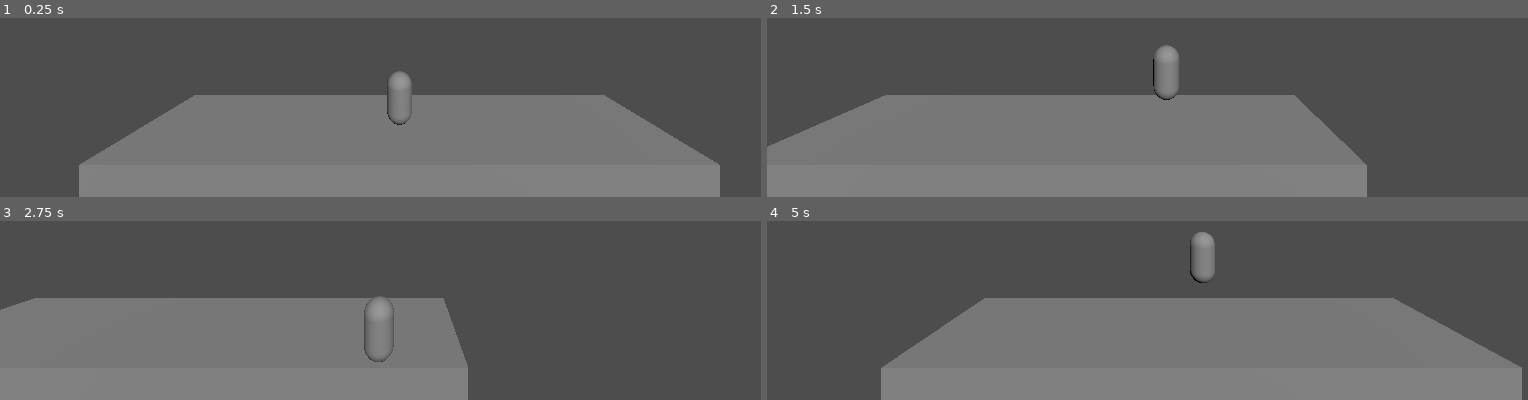
Above: before the commit, frames 1-4 (two rows, left to right).
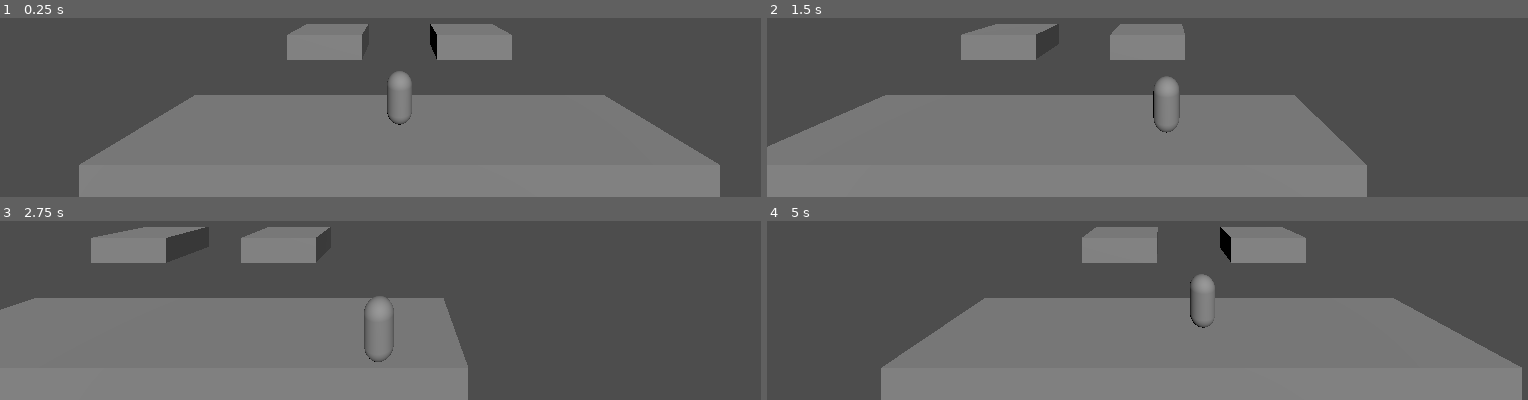
Above: after the commit, the same moments.

Repository: greatbrick0/SacrificeJam1
Game: Godot game, scene res://Scenes/main_level.tscn
Two runs of this game, one before a commit and one after it. Both use one fixed random seed, a clock stepped at 60 frames per second and the inputs below.
Inputs:
- Up to frame 1 (0.25 s): no input
- Up to frame 2 (1.5 s): tap Enter at 0.5 s; hold D (MoveRight) 0.53-1.28 s; tap Space (Jump) at 0.77 s; hold S (MoveDown) from 1.28 s (still down)
- Up to frame 3 (2.75 s): tap Space (Jump) at 1.52 s; release S (MoveDown) at 2.03 s; hold D (MoveRight) from 2.03 s (still down)
- Up to frame 4 (5 s): release D (MoveRight) at 2.78 s; hold W (MoveUp) 2.78-3.53 s; tap Space (Jump) at 3.02, 3.77, 4.52 s; hold A (MoveLeft) from 3.53 s (still down)

The runs differ from the first frame. In frame 1, 4.0% of the frame differs, in the area x 37-68%, y 3-60%; in frame 2, 4.2%; in frame 3, 3.9%; in frame 4, 5.1%, in the area x 22-71%, y 3-60%.

Commit message:
Added Platforms

Diff:
--- /dev/null
+++ b/Scenes/enemy_1.tscn
@@ -0,0 +1,18 @@
+[gd_scene load_steps=4 format=3 uid="uid://kuv2y7prb4au"]
+
+[ext_resource type="Script" path="res://Scripts/Enemy1.gd" id="1_cpwre"]
+
+[sub_resource type="CapsuleMesh" id="CapsuleMesh_u3p8v"]
+
+[sub_resource type="CapsuleShape3D" id="CapsuleShape3D_cnqsd"]
+
+[node name="Enemy1" type="CharacterBody3D"]
+script = ExtResource("1_cpwre")
+
+[node name="Visuals" type="Node3D" parent="."]
+
+[node name="MeshInstance3D" type="MeshInstance3D" parent="Visuals"]
+mesh = SubResource("CapsuleMesh_u3p8v")
+
+[node name="CollisionShape3D" type="CollisionShape3D" parent="."]
+shape = SubResource("CapsuleShape3D_cnqsd")
--- a/Scenes/main_level.tscn
+++ b/Scenes/main_level.tscn
@@ -3,26 +3,13 @@
 [ext_resource type="PackedScene" uid="uid://r4je3ei2rhwd" path="res://Scenes/player.tscn" id="1_b44tx"]
 [ext_resource type="Script" path="res://Scripts/main_level.gd" id="1_pekt1"]
 [ext_resource type="Script" path="res://Scripts/camera.gd" id="2_v6fr6"]
+[ext_resource type="PackedScene" uid="uid://dei8s2ib5kt7m" path="res://Scenes/rest_area_1.tscn" id="4_8vdju"]
 
-[sub_resource type="BoxMesh" id="BoxMesh_a37ub"]
-
-[sub_resource type="BoxShape3D" id="BoxShape3D_0dk56"]
-size = Vector3(20, 1, 4)
+[sub_resource type="BoxShape3D" id="BoxShape3D_wt11k"]
 
 [node name="MainLevel" type="Node3D"]
 script = ExtResource("1_pekt1")
-
-[node name="Path" type="Node3D" parent="."]
-
-[node name="MeshInstance3D" type="MeshInstance3D" parent="Path"]
-transform = Transform3D(20, 0, 0, 0, 10, 0, 0, 0, 4, 0, -6, 0)
-mesh = SubResource("BoxMesh_a37ub")
-
-[node name="StaticBody3D" type="StaticBody3D" parent="Path"]
-transform = Transform3D(0.99992, 0.0124074, -0.00258927, -0.0124115, 0.999922, -0.00158532, 0.0025694, 0.00161733, 0.999995, 0, -1.5, 0)
-
-[node name="CollisionShape3D" type="CollisionShape3D" parent="Path/StaticBody3D"]
-shape = SubResource("BoxShape3D_0dk56")
+levelSections = Array[Array]([[]])
 
 [node name="Camera" type="Camera3D" parent="."]
 unique_name_in_owner = true
@@ -35,3 +22,12 @@
 
 [node name="Player" parent="." instance=ExtResource("1_b44tx")]
 unique_name_in_owner = true
+
+[node name="LevelEnd" type="Area3D" parent="."]
+
+[node name="CollisionShape3D" type="CollisionShape3D" parent="LevelEnd"]
+shape = SubResource("BoxShape3D_wt11k")
+
+[node name="RestArea1" parent="." instance=ExtResource("4_8vdju")]
+
+[connection signal="area_entered" from="LevelEnd" to="." method="_on_level_end_area_entered"]
--- a/Scenes/player.tscn
+++ b/Scenes/player.tscn
@@ -1,12 +1,17 @@
-[gd_scene load_steps=4 format=3 uid="uid://r4je3ei2rhwd"]
+[gd_scene load_steps=5 format=3 uid="uid://r4je3ei2rhwd"]
 
 [ext_resource type="Script" path="res://Scripts/player.gd" id="1_wxaek"]
 
 [sub_resource type="CapsuleMesh" id="CapsuleMesh_c7dkq"]
 
-[sub_resource type="CapsuleShape3D" id="CapsuleShape3D_jvkw2"]
+[sub_resource type="CylinderShape3D" id="CylinderShape3D_w6clc"]
 
-[node name="Player" type="CharacterBody3D"]
+[sub_resource type="CapsuleShape3D" id="CapsuleShape3D_1ytnr"]
+radius = 0.4
+height = 1.8
+
+[node name="Player" type="CharacterBody3D" groups=["Player"]]
+collision_mask = 256
 script = ExtResource("1_wxaek")
 speed = Vector2(5, 2)
 gravity = 9.0
@@ -16,5 +21,12 @@
 [node name="MeshInstance3D" type="MeshInstance3D" parent="Visuals"]
 mesh = SubResource("CapsuleMesh_c7dkq")
 
+[node name="Weapons" type="Node3D" parent="."]
+
 [node name="CollisionShape3D" type="CollisionShape3D" parent="."]
-shape = SubResource("CapsuleShape3D_jvkw2")
+shape = SubResource("CylinderShape3D_w6clc")
+
+[node name="Hitbox" type="Area3D" parent="."]
+
+[node name="CollisionShape3D" type="CollisionShape3D" parent="Hitbox"]
+shape = SubResource("CapsuleShape3D_1ytnr")
--- /dev/null
+++ b/Scenes/rest_area_1.tscn
@@ -0,0 +1,52 @@
+[gd_scene load_steps=5 format=3 uid="uid://dei8s2ib5kt7m"]
+
+[sub_resource type="BoxMesh" id="BoxMesh_02o2l"]
+
+[sub_resource type="BoxShape3D" id="BoxShape3D_j6a77"]
+size = Vector3(20, 1, 4)
+
+[sub_resource type="BoxShape3D" id="BoxShape3D_mki6f"]
+size = Vector3(3, 1, 2)
+
+[sub_resource type="BoxMesh" id="BoxMesh_c0o0n"]
+size = Vector3(3, 1, 2)
+
+[node name="RestArea1" type="Node3D"]
+
+[node name="Path" type="Node3D" parent="."]
+
+[node name="MeshInstance3D" type="MeshInstance3D" parent="Path"]
+transform = Transform3D(20, 0, 0, 0, 10, 0, 0, 0, 4, 0, -6, 0)
+mesh = SubResource("BoxMesh_02o2l")
+
+[node name="StaticBody3D" type="StaticBody3D" parent="Path"]
+transform = Transform3D(0.99992, 0.0124074, -0.00258927, -0.0124115, 0.999922, -0.00158532, 0.0025694, 0.00161733, 0.999995, 0, -1.5, 0)
+collision_layer = 256
+collision_mask = 0
+
+[node name="CollisionShape3D" type="CollisionShape3D" parent="Path/StaticBody3D"]
+shape = SubResource("BoxShape3D_j6a77")
+
+[node name="Platforms" type="Node3D" parent="."]
+
+[node name="Platform1" type="StaticBody3D" parent="Platforms"]
+transform = Transform3D(1, 0, 0, 0, 1, 0, 0, 0, 1, 3, 2, -1)
+collision_layer = 256
+collision_mask = 0
+
+[node name="CollisionShape3D" type="CollisionShape3D" parent="Platforms/Platform1"]
+shape = SubResource("BoxShape3D_mki6f")
+
+[node name="MeshInstance3D" type="MeshInstance3D" parent="Platforms/Platform1"]
+mesh = SubResource("BoxMesh_c0o0n")
+
+[node name="Platform2" type="StaticBody3D" parent="Platforms"]
+transform = Transform3D(1, 0, 0, 0, 1, 0, 0, 0, 1, -3, 2, -1)
+collision_layer = 256
+collision_mask = 0
+
+[node name="CollisionShape3D" type="CollisionShape3D" parent="Platforms/Platform2"]
+shape = SubResource("BoxShape3D_mki6f")
+
+[node name="MeshInstance3D" type="MeshInstance3D" parent="Platforms/Platform2"]
+mesh = SubResource("BoxMesh_c0o0n")
--- /dev/null
+++ b/Scripts/Enemy1.gd
@@ -0,0 +1,23 @@
+extends CharacterBody3D
+
+var playerRef: Player
+var aggro: bool = false
+@export var aggroRange: float
+
+@export var health: int = 10
+
+func _ready():
+	playerRef = get_tree().get_first_node_in_group("Player")
+	aggroRange = sqrt(aggroRange)
+
+func _process(delta):
+	if(!aggro and global_position.distance_squared_to(playerRef.global_position) <= aggroRange):
+		aggro = true
+
+func TakeDamage(amount: int):
+	health -= amount
+	if(amount <= 0):
+		Die()
+
+func Die():
+	queue_free()
--- a/Scripts/camera.gd
+++ b/Scripts/camera.gd
@@ -11,21 +11,20 @@
 func _process(delta):
 	if(playerRef.velocity.x == 0):
 		MoveTowards(playerRef.global_position.x, delta)
-		print("a")
 	elif(playerRef.velocity.x > 0):
 		MoveTowards(playerRef.global_position.x + leadDistance, delta)
-		print("b")
 	elif(playerRef.velocity.x < 0):
 		MoveTowards(playerRef.global_position.x - leadDistance, delta)
-		print("c")
+
+	if(global_position.x < bounds.x):
+		global_position.x = bounds.x
+	elif(global_position.x > bounds.y):
+		global_position.x = bounds.y
 
 func MoveTowards(newX: float, delta):
 	if(abs(global_position.x - newX) <= delta * speed):
 		global_position.x = newX
-		print("1")
 	elif(newX > global_position.x):
 		global_position.x += speed * delta
-		print("2")
 	elif(newX < global_position.x):
 		global_position.x -= speed * delta
-		print("3")
--- a/Scripts/main_level.gd
+++ b/Scripts/main_level.gd
@@ -2,9 +2,32 @@
 
 @export var cameraBounds: Vector2 = Vector2(-2, 12)
 
+@export var levelId: int = 0
+var betweenLevels: bool = false
+
+@export var levelSections: Array[Array]
+@export var betweenSections: Array[PackedScene]
+
+@export var currentLevel: Node3D
+var instanceRef: Node3D
 
 func _ready():
-	pass
+	%Camera.bounds = cameraBounds
+	print(ChooseSections())
 
 func _process(delta):
 	pass
+
+func ChooseSections() -> Array:
+	var fullSet = range(5)
+	fullSet.remove_at(randi_range(0, 4))
+	fullSet.remove_at(randi_range(0, 3))
+	return fullSet
+
+
+func _on_level_end_area_entered(area):
+	if(betweenLevels):
+		betweenLevels = false
+		levelId += 1
+	else:
+		betweenLevels = true
